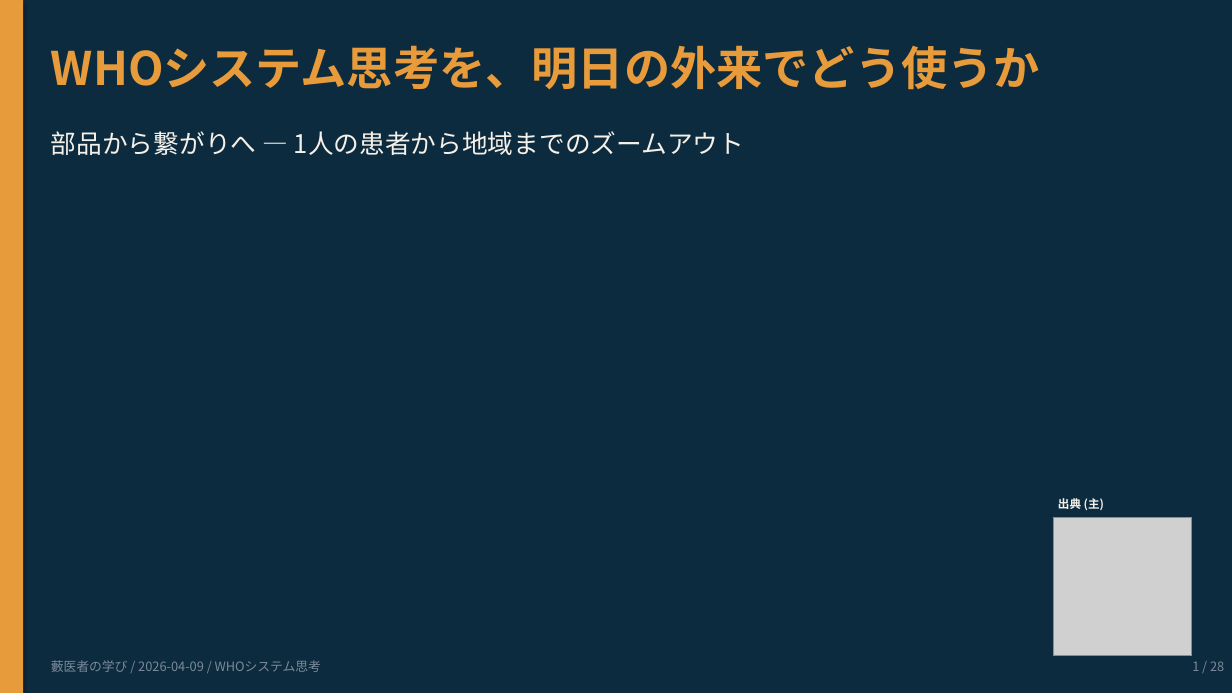
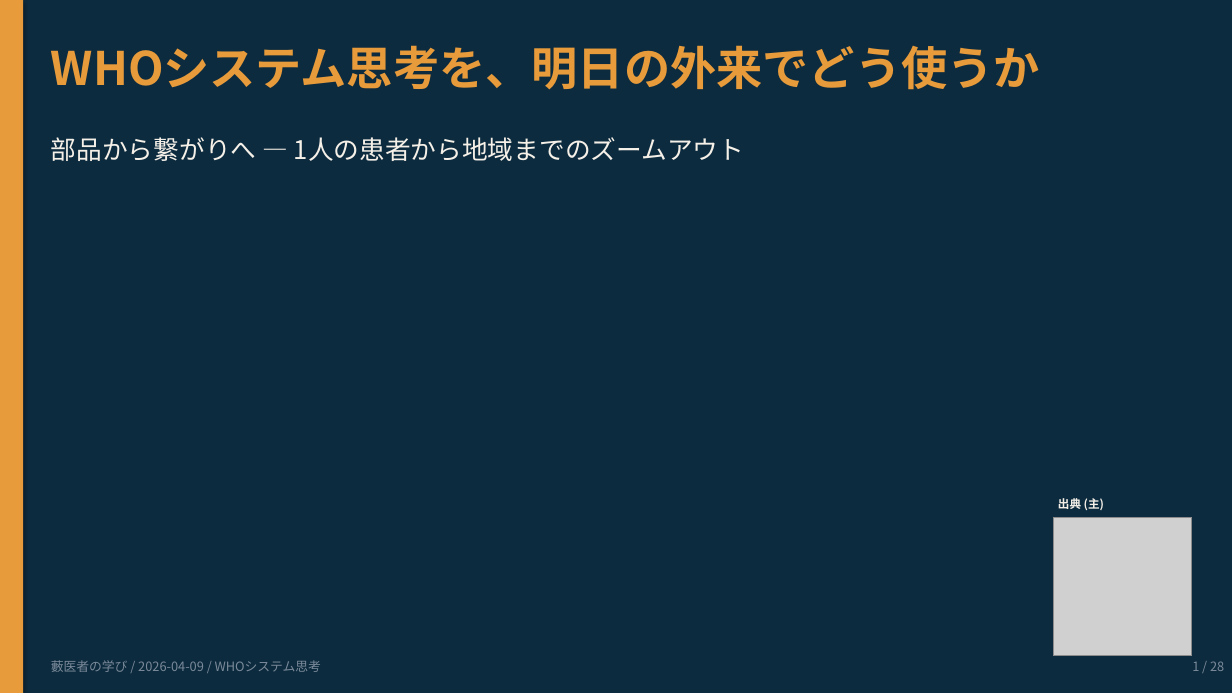
Before and after one commit to Tama831/ai-agent-team-materials, a slide deck: slide 1 of output/education/2026-04-09_who-systems-thinking-residents/who-systems-thinking-residents_slides_residents.pptx. Drawn at 1232x693 pixels with LibreOffice and Linux fonts; fonts in the diff are those of the drawing; grey boxes stand for pictures. Boxes give left, top, right and bottom in pixels: in the first picture for what was removed or moved away, otherwise in the second. Text is boxed around its words. In the diff, an @@ line names an element or a change of style, - is before the commit and + after.

```diff
--- a/output/education/2026-04-09_who-systems-thinking-residents/who-systems-thinking-residents_slides_residents.pptx
+++ b/output/education/2026-04-09_who-systems-thinking-residents/who-systems-thinking-residents_slides_residents.pptx
@@ text "部品から繋がりへ — 1人の患者から地域までのズームアウト": place and size @@
-text "部品から繋がりへ — 1人の患者から地域までのズームアウト" at <box>51,131,745,155</box>
+text "部品から繋がりへ — 1人の患者から地域までのズームアウト" at <box>51,137,745,161</box>
```
Also in this commit, not shown: 16 other files.
